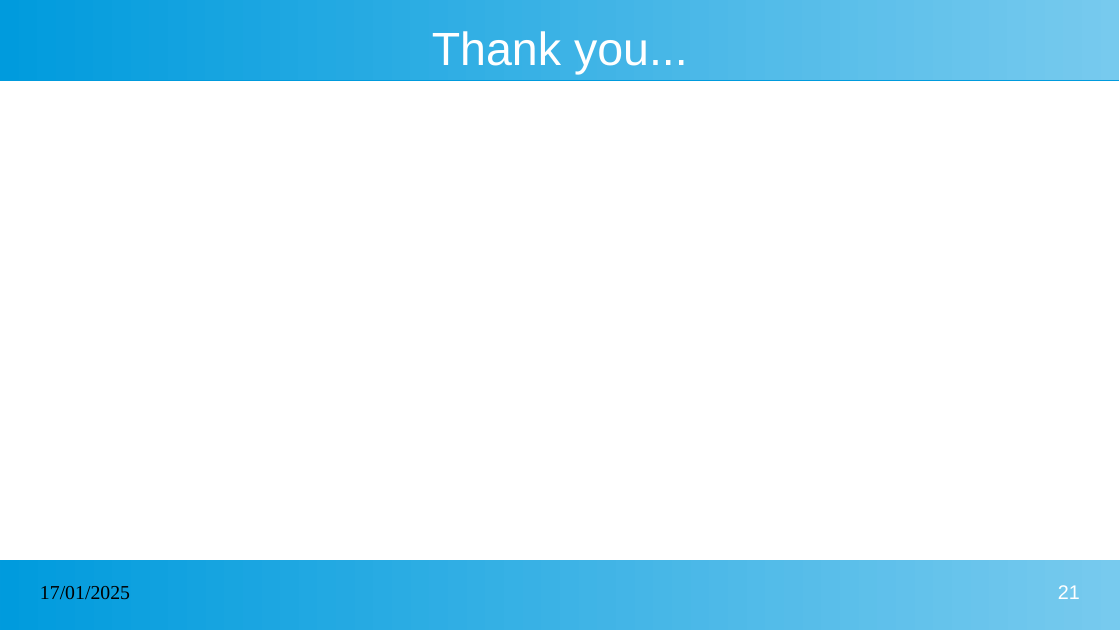
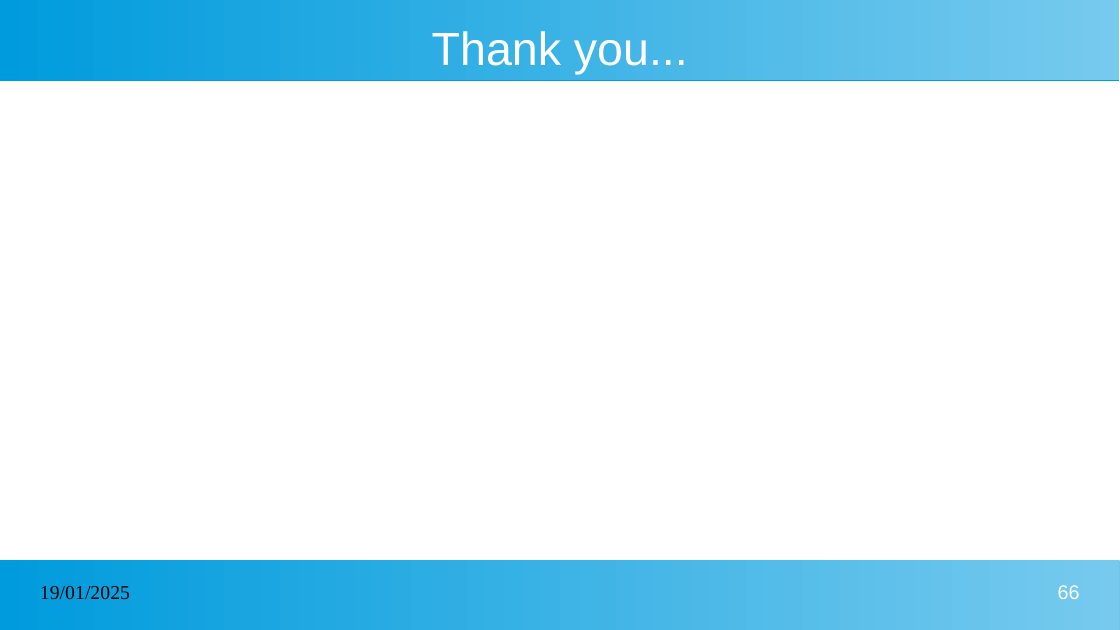
Before and after one commit to kcharankumar/MLA_Java_Arya, a slide deck: slide 66 of Spring.pptx (slide 21 before the commit). Drawn at 1120x630 pixels with LibreOffice and Linux fonts; fonts in the diff are those of the drawing. Boxes give left, top, right and bottom in pixels: in the first picture for what was removed or moved away, otherwise in the second. Text is boxed around its words. In the diff, an @@ line names an element or a change of style, - is before the commit and + after.

```diff
--- a/Spring.pptx
+++ b/Spring.pptx
@@ text at bbox=[40, 586, 130, 600]: text changed @@
-17/01/2025
+19/01/2025
@@ page number at bbox=[1058, 585, 1080, 599]: text changed @@
-21
+66
```
Also in this commit, not shown: 19 other slides changed, 45 slides added.
